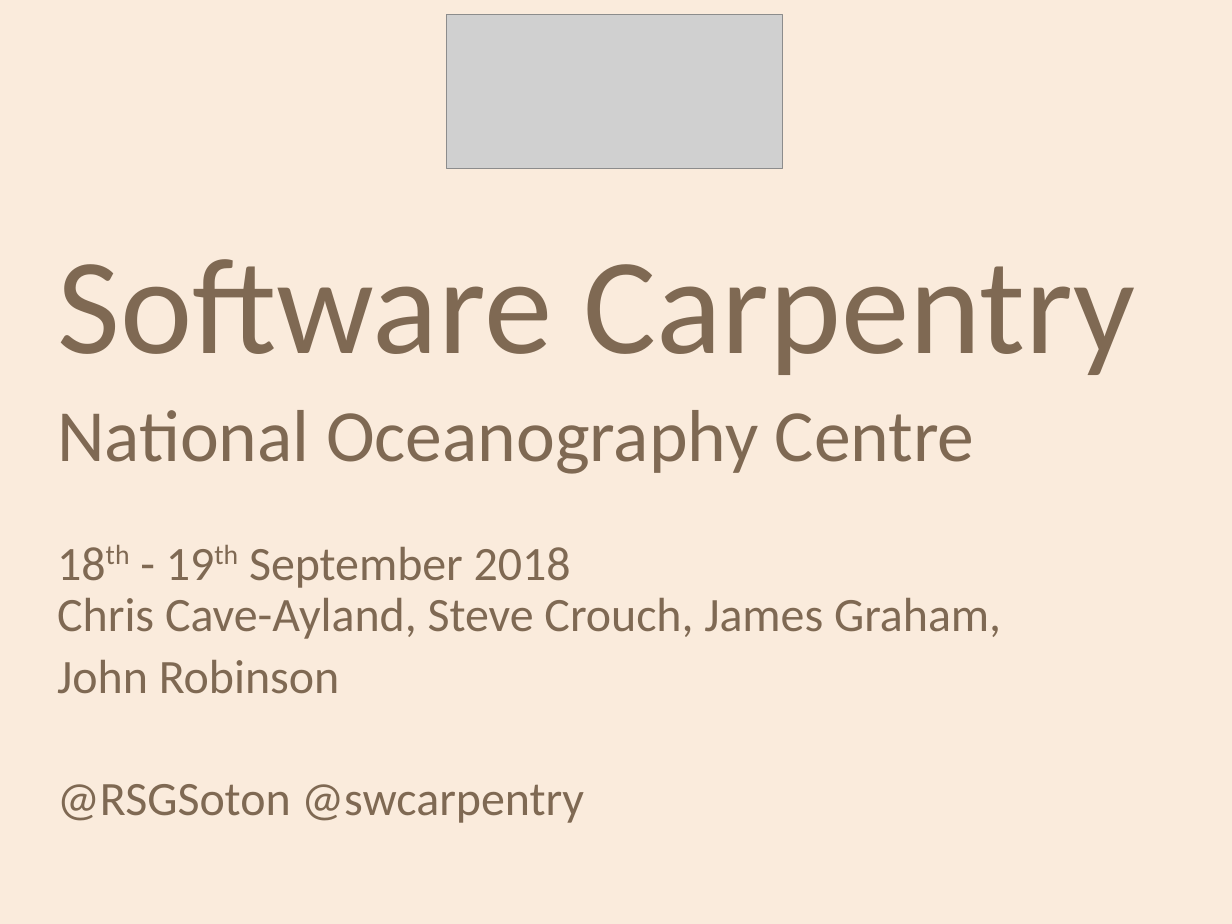
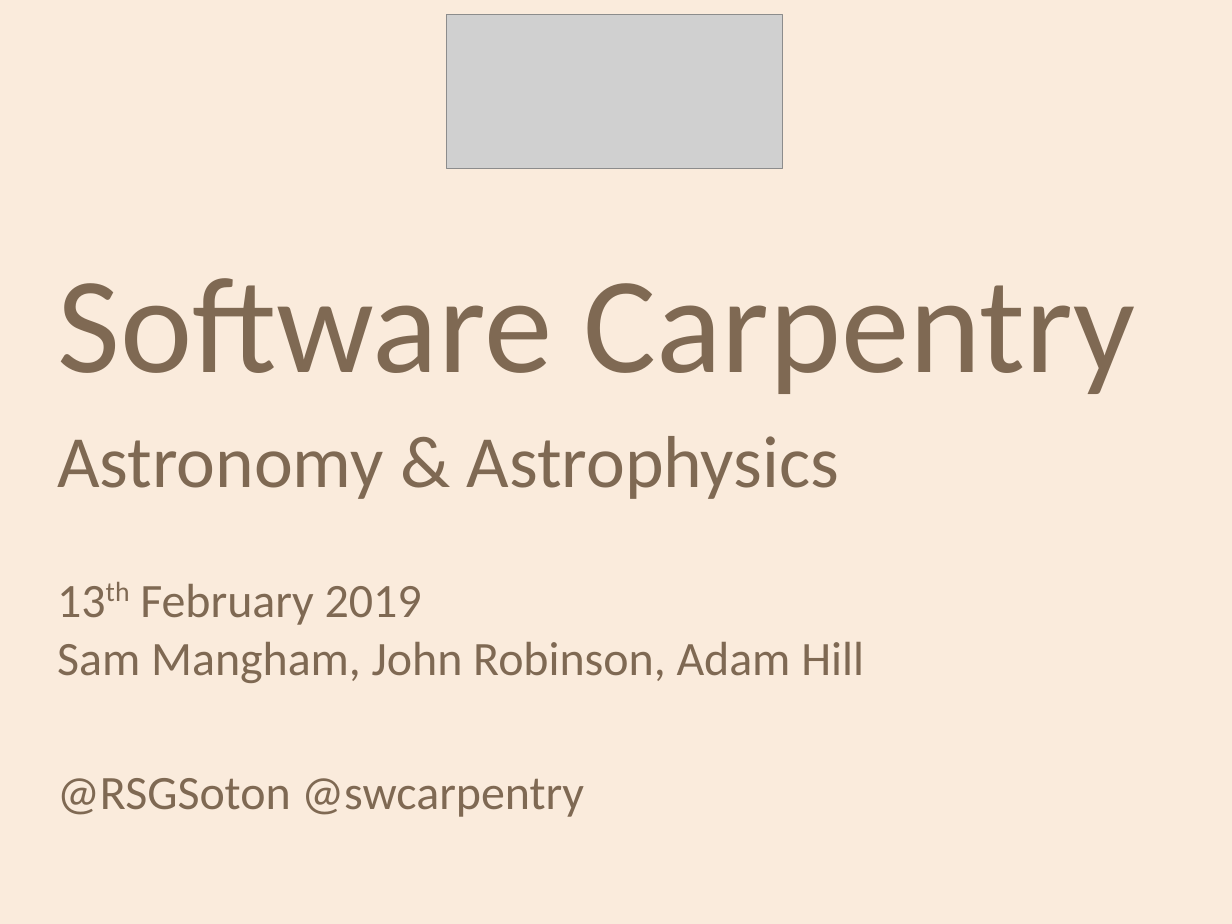
Before and after one commit to softwaresaved/2020-04-30-ramp-swc, a slide deck: slide 1 of welcome/swc-rsg-wrap-up.odp. Drawn at 1232x924 pixels with LibreOffice and Linux fonts; fonts in the diff are those of the drawing; grey boxes stand for pictures; background and template pictures are left out. Boxes give left, top, right and bottom in pixels: in the first picture for what was removed or moved away, otherwise in the second. Text is boxed around its words. In the diff, an @@ line names an element or a change of style, - is before the commit and + after.

```diff
--- a/welcome/swc-rsg-wrap-up.odp
+++ b/welcome/swc-rsg-wrap-up.odp
@@ text at [57,278,1136,817]: line spacing 0.9 to 1 @@
@@ text at [57,436,864,683]: text changed @@
-National Oceanography Centre
-18th - 19th September 2018
-Chris Cave-Ayland, Steve Crouch, James Graham,
-John Robinson
+Astronomy & Astrophysics
+13th February 2019
+Sam Mangham, John Robinson, Adam Hill
```
Also in this commit, not shown: 1 other slide changed, 3 other files.
